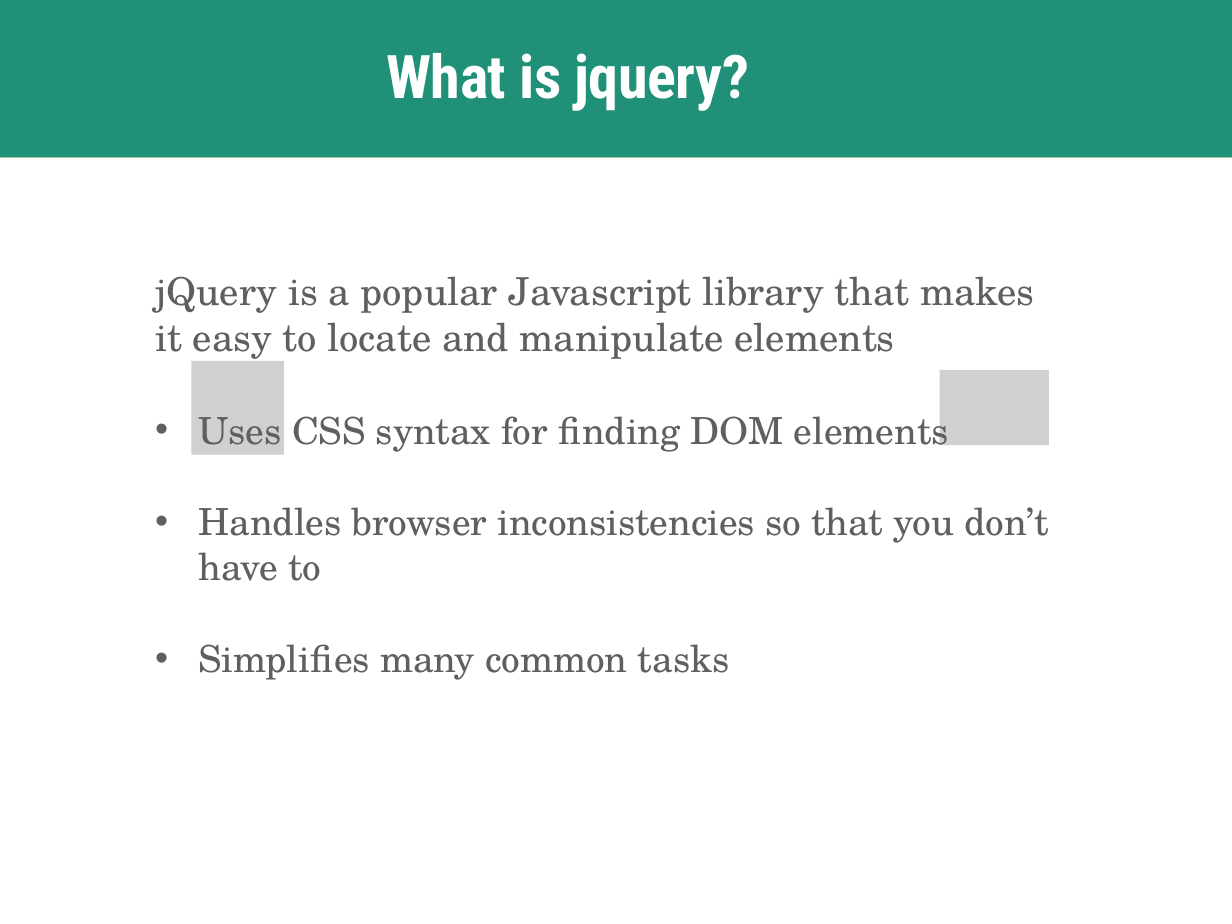
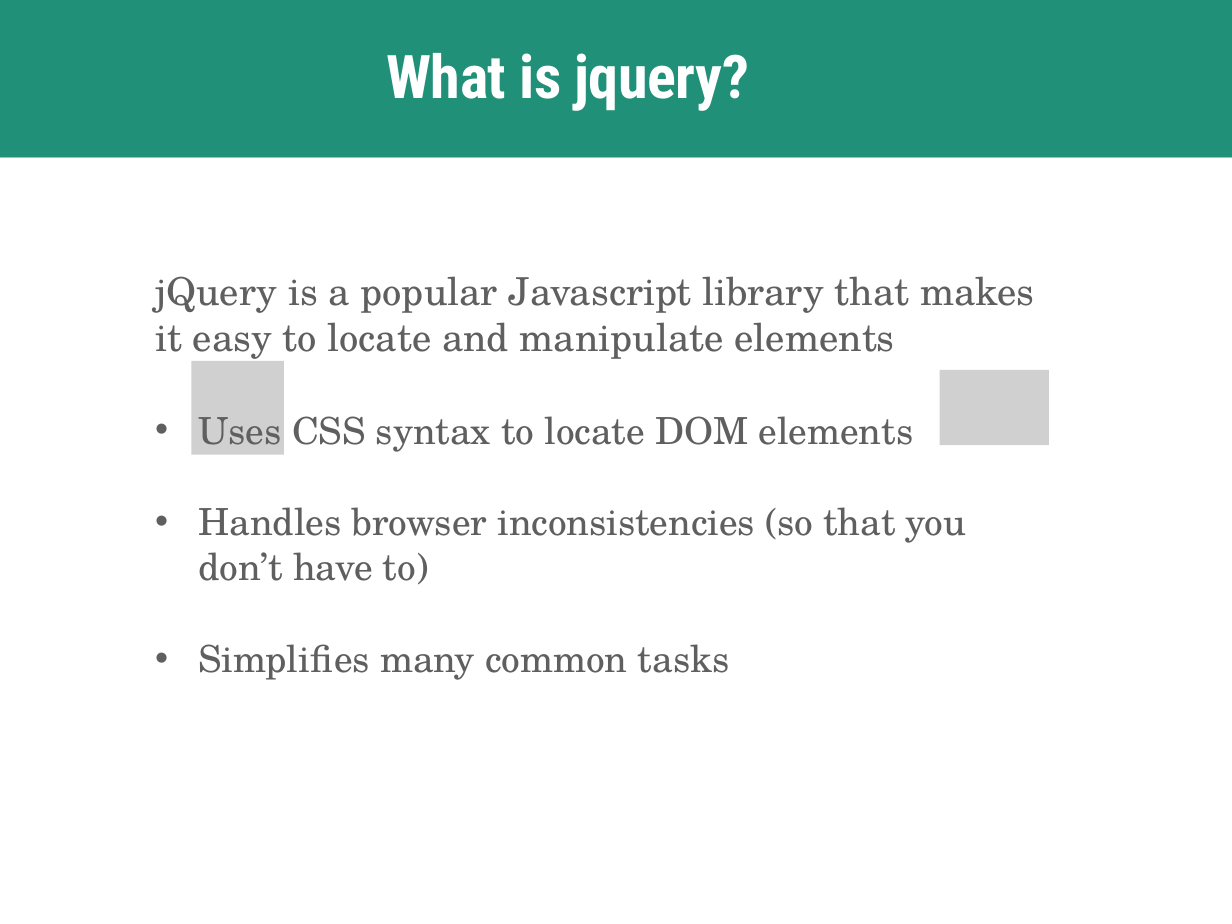
Before and after one commit to skornfeld/svc-class-jan-2018, a slide deck: slide 74 of slides/week-4.pptx (slide 77 before the commit). Drawn at 1232x924 pixels with LibreOffice and Linux fonts; fonts in the diff are those of the drawing; grey boxes stand for pictures. Boxes give left, top, right and bottom in pixels: in the first picture for what was removed or moved away, otherwise in the second. Text is boxed around its words. In the diff, an @@ line names an element or a change of style, - is before the commit and + after.

```diff
--- a/slides/week-4.pptx
+++ b/slides/week-4.pptx
@@ text at bbox=[199, 416, 966, 584]: text changed @@
-• Uses CSS syntax for finding DOM elements
-• Handles browser inconsistencies so that you don’t have to
+• Uses CSS syntax to locate DOM elements
+• Handles browser inconsistencies (so that you don’t have to)
```
Also in this commit, not shown: 12 other slides changed, 1 slide added, 4 slides removed, 6 other files.
